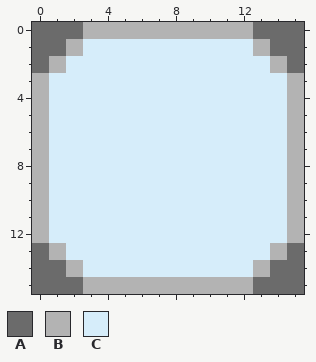
Two versions of one pixel-art file, Artwork/cube.aseprite. That is the earlier state.
16x16 pixels, 1 frame.
Palette (. is transparent): A #6b6b6b  B #b3b3b3  C #d6edfa
Pixels before, first column x 0:
 0 AAABBBBBBBBBBAAA
 1 AABCCCCCCCCCCBAA
 2 ABCCCCCCCCCCCCBA
 3 BCCCCCCCCCCCCCCB
 4 BCCCCCCCCCCCCCCB
 5 BCCCCCCCCCCCCCCB
 6 BCCCCCCCCCCCCCCB
 7 BCCCCCCCCCCCCCCB
 8 BCCCCCCCCCCCCCCB
 9 BCCCCCCCCCCCCCCB
10 BCCCCCCCCCCCCCCB
11 BCCCCCCCCCCCCCCB
12 BCCCCCCCCCCCCCCB
13 ABCCCCCCCCCCCCBA
14 AABCCCCCCCCCCBAA
15 AAABBBBBBBBBBAAA
The same view after the edit:
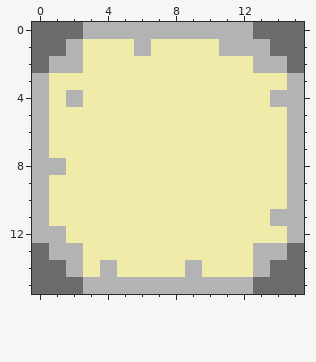
Author's note on the commit: Created a small game play. Added different textures to the cube depending on its state.
Changes in this commit:
layer "Yellow" added
colour C: #d6edfa -> #f0eba8
Changed rows in their new state; - is a pixel that keeps its letter.
Layer "Yellow":
first column x 2:
 1 ----B----BB--
 2 B----------B-
 4 B-----------B
first column x 1:
 8 B-------------
11 -------------B
12 B-------------
13 -B----------B-
14 ---B----B-----
